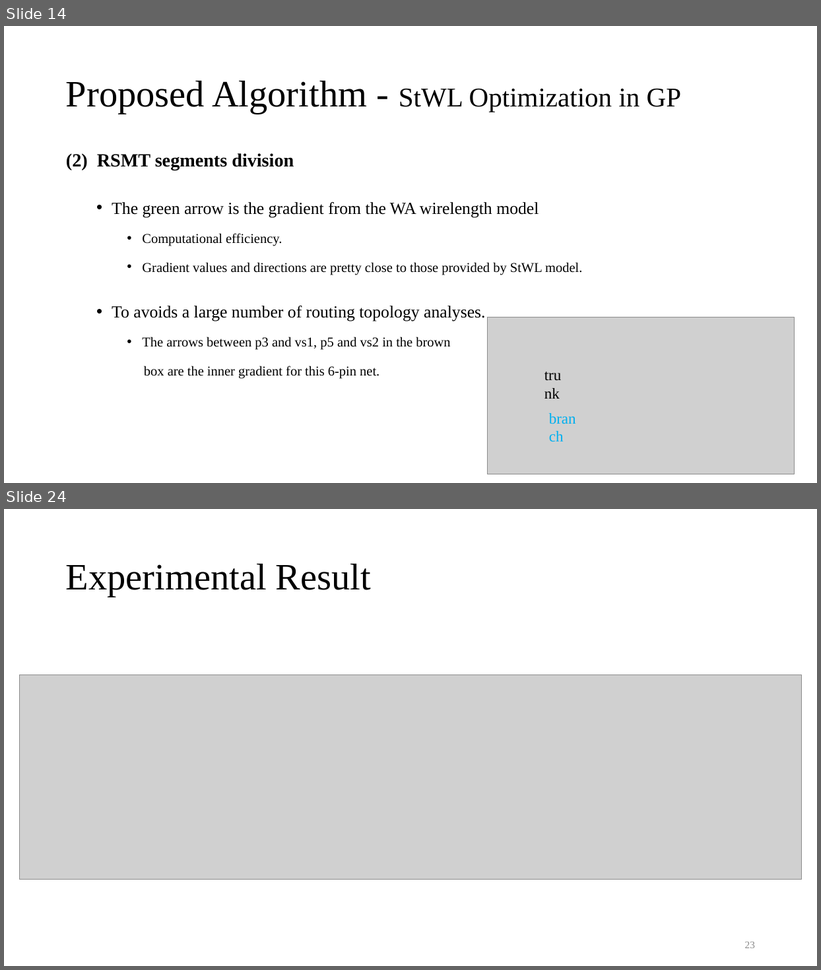
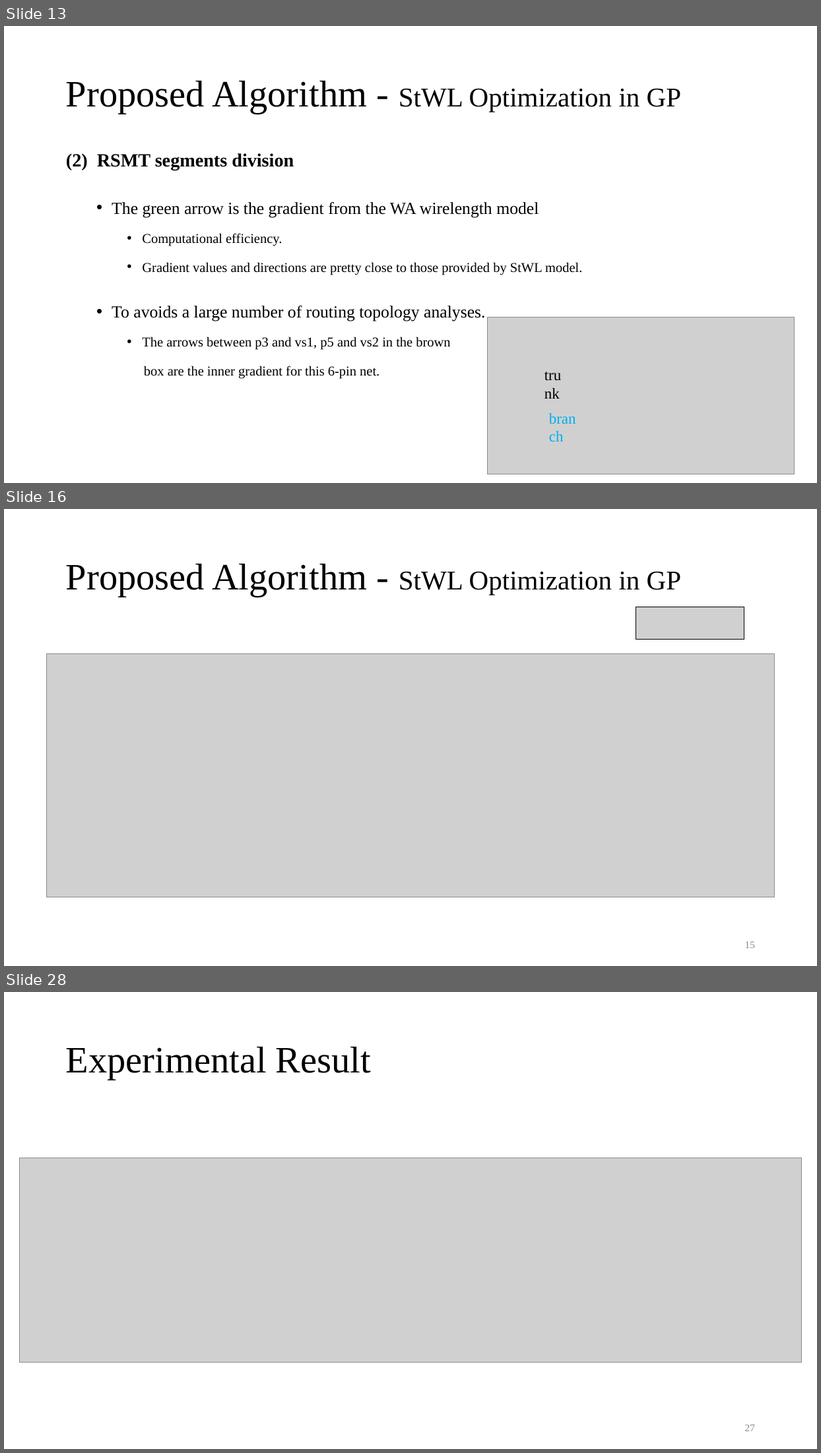
Before and after one commit to Pacific-Feng-Studuies/Studied-Papers, a slide deck: GM/Placement/An Analytical Placement Algorithm with Routing topology Optimization/An Analytical Placement Algorithm with Routing topology Optimization.pptx. Shown one above the other, each under a label of ours: slides 14 and 24 before the commit, slides 13, 16 and 28 after it; the slides between them are not shown. The pictures are 821x970 and 821x1453 pixels, drawn with LibreOffice and Linux fonts; fonts in the diff are those of the drawing; grey boxes stand for pictures. Boxes give left, top, right and bottom in pixels: in the first picture for what was removed or moved away, otherwise in the second. Text is boxed around its words. In the diff, an @@ line names an element or a change of style, - is before the commit and + after.

```diff
--- a/GM/Placement/An Analytical Placement Algorithm with Routing topology Optimization/An Analytical Placement Algorithm with Routing topology Optimization.pptx
+++ b/GM/Placement/An Analytical Placement Algorithm with Routing topology Optimization/An Analytical Placement Algorithm with Routing topology Optimization.pptx
@@ slide 16 added at (4, 509, 817, 966), background #FFFFFF @@
@@ title added at (66, 563, 681, 597), 32 pt, text #000000 @@
+Proposed Algorithm - StWL Optimization in GP
@@ picture added at (636, 607, 745, 640) @@
@@ picture added at (47, 654, 774, 898) @@
@@ page number added at (745, 942, 755, 949), 12 pt, text #8C8C8C @@
+15
@@ what was slide 14 is now slide 13 @@
@@ what was slide 24 is now slide 28 @@
@@ page number at (745, 1425, 755, 1432): text changed @@
-23
+27
```
Also in this commit, not shown: 19 slides changed, 3 other slides added, 1 other file.
